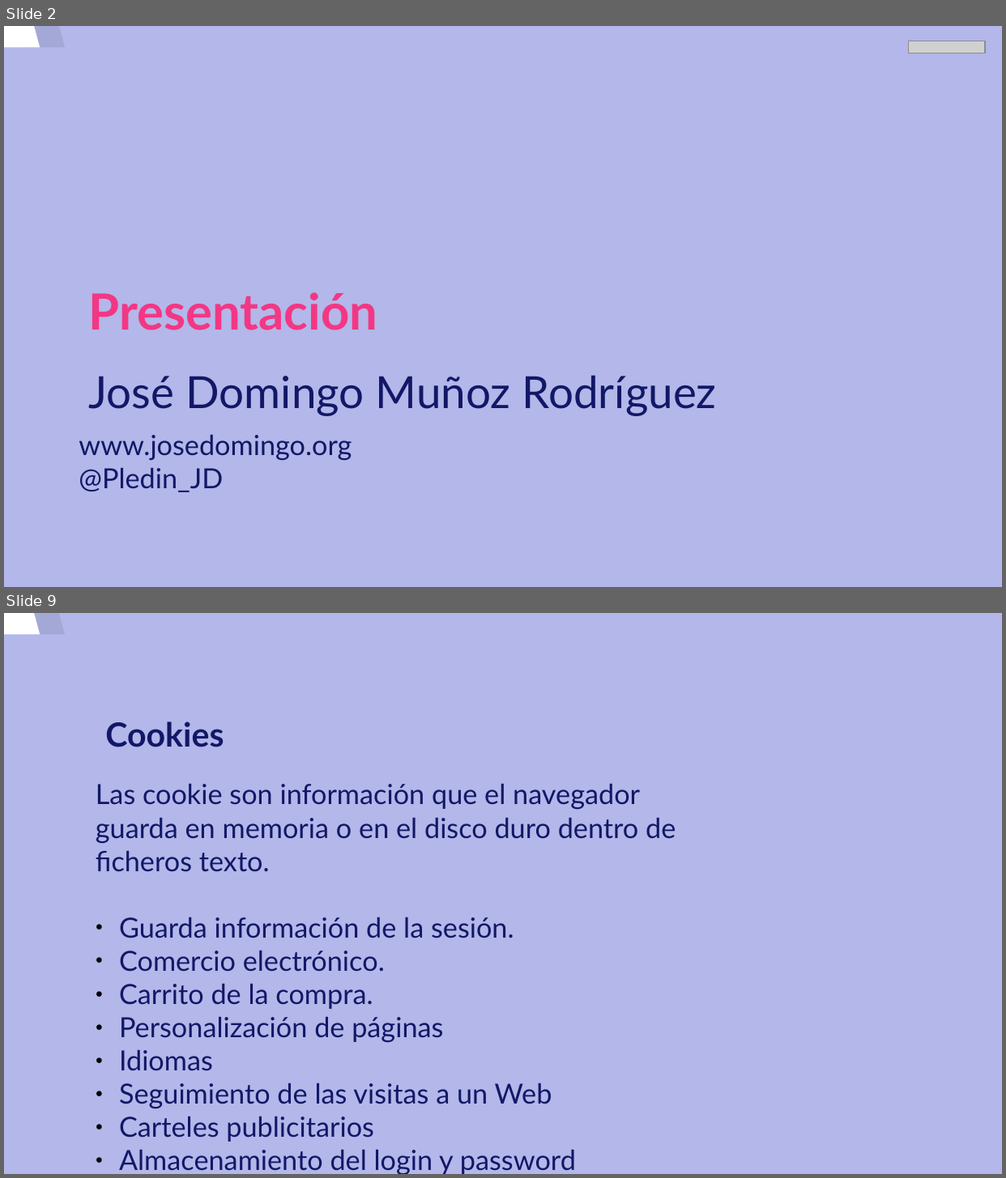
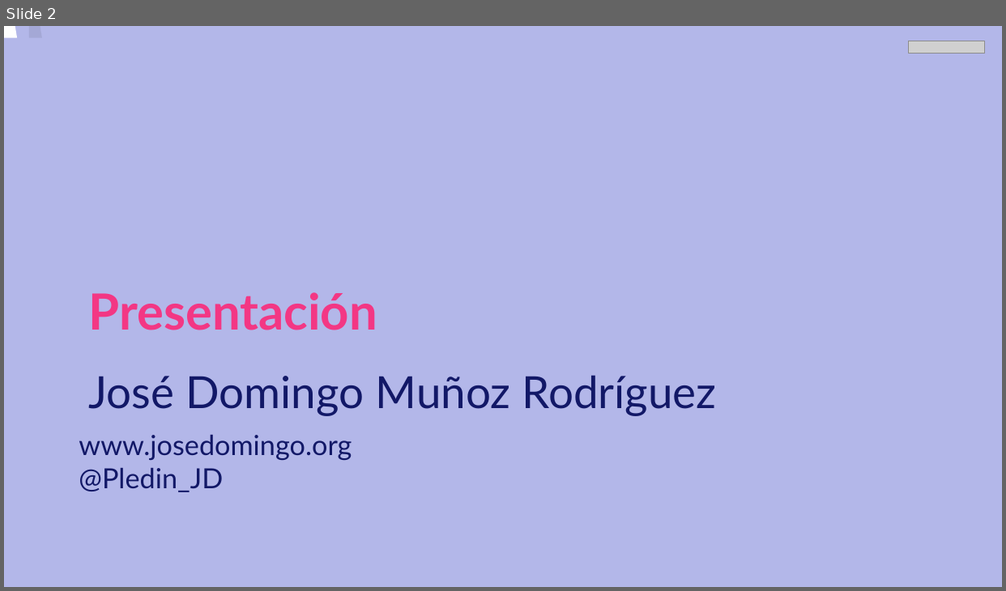
Before and after one commit to josedom24/curso_flask, a slide deck: curso/u0/u0.odp. Shown one above the other, each under a label of ours: slides 2 and 9 before the commit, slide 2 after it; the slides between them are not shown. The pictures are 1006x1178 and 1006x591 pixels, drawn with LibreOffice and Linux fonts; fonts in the diff are those of the drawing; grey boxes stand for pictures. Boxes give left, top, right and bottom in pixels: in the first picture for what was removed or moved away, otherwise in the second. Text is boxed around its words. In the diff, an @@ line names an element or a change of style, - is before the commit and + after.

```diff
--- a/curso/u0/u0.odp
+++ b/curso/u0/u0.odp
@@ slide 9 removed at [4, 613, 1002, 1174], background #B3B7E9; not listed: 2 template elements that a slide beside it also shows @@
@@ title removed at [105, 722, 224, 747] @@
-Cookies
@@ text removed at [96, 784, 675, 1174] @@
-Las cookie son información que el navegador guarda en memoria o en el disco duro dentro de ficheros texto.
-● Guarda información de la sesión.
-● Comercio electrónico.
-● Carrito de la compra.
-● Personalización de páginas
-● Idiomas
-● Seguimiento de las visitas a un Web
-● Carteles publicitarios
-● Almacenamiento del login y password
@@ slide 2 changed as well @@
@@ freeform shape at [4, 26, 902, 587]: outline redrawn @@
@@ freeform shape at [29, 26, 927, 587]: outline redrawn @@
```
Also in this commit, not shown: 1 other slide changed, 6 slides added, 7 other slides removed, 1 other file.
